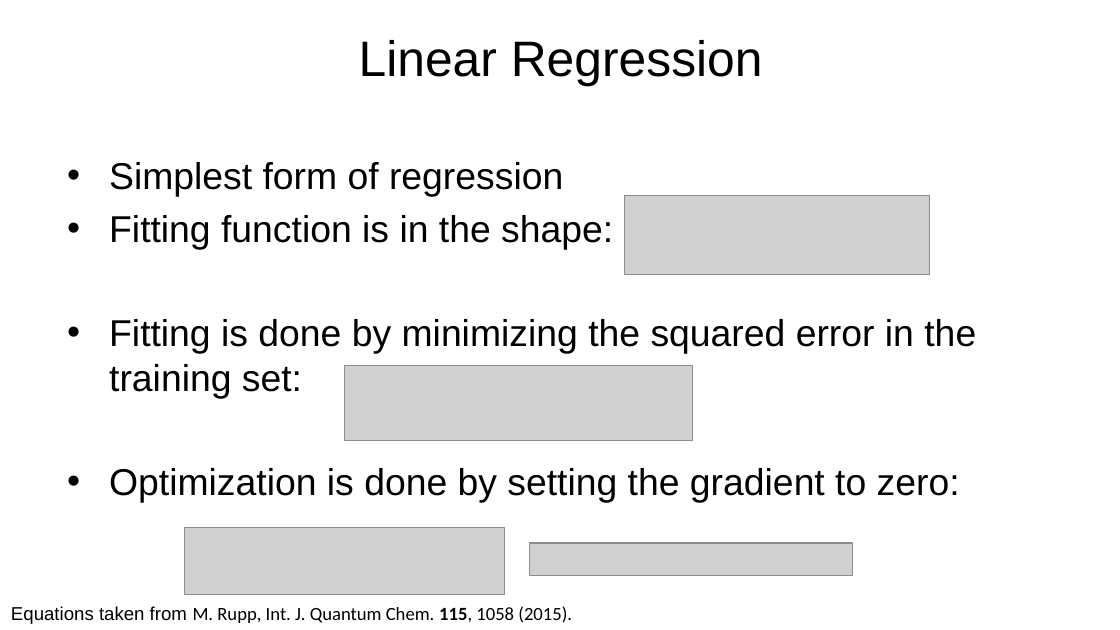
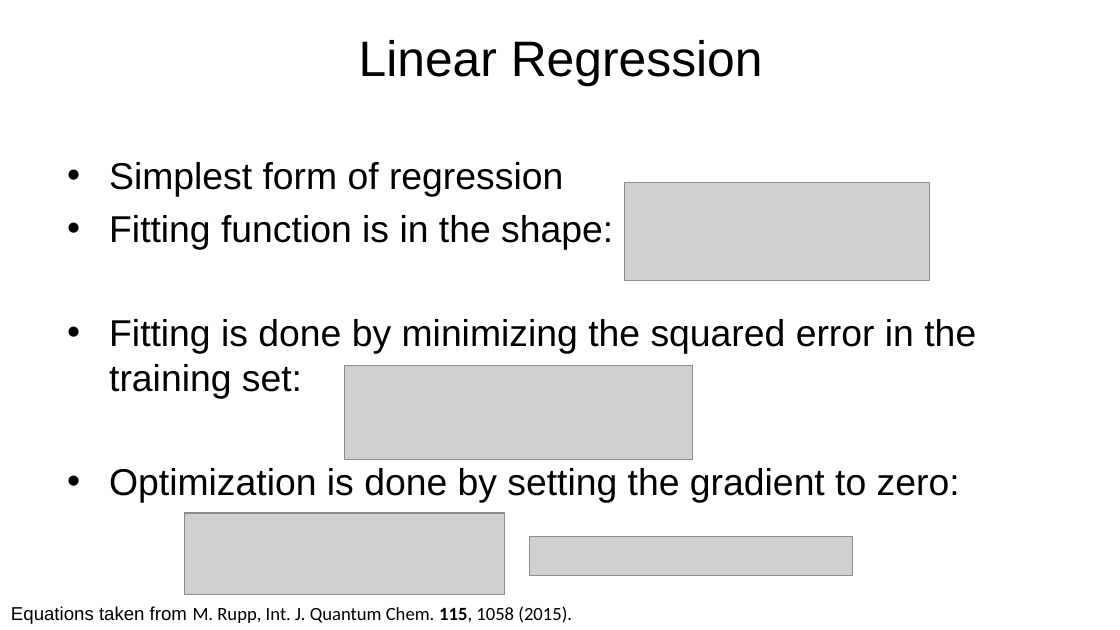
Before and after one commit to UM-SC2/HPC-DS-workshop-2018, a slide deck: slide 9 of session04/11_1_18_SC2_ML_with_SKlearn_workshop_slides.pptx. Drawn at 1120x630 pixels with LibreOffice and Linux fonts; fonts in the diff are those of the drawing; grey boxes stand for pictures. Boxes give left, top, right and bottom in pixels: in the first picture for what was removed or moved away, otherwise in the second. Text is boxed around its words. In the diff, an @@ line names an element or a change of style, - is before the commit and + after.

```diff
--- a/session04/11_1_18_SC2_ML_with_SKlearn_workshop_slides.pptx
+++ b/session04/11_1_18_SC2_ML_with_SKlearn_workshop_slides.pptx
@@ picture resized from (x1=625, y1=195, x2=931, y2=274) to (x1=625, y1=183, x2=931, y2=281) @@
@@ picture resized from (x1=345, y1=366, x2=693, y2=441) to (x1=345, y1=366, x2=693, y2=460) @@
@@ picture resized from (x1=184, y1=528, x2=504, y2=595) to (x1=184, y1=513, x2=504, y2=595) @@
@@ picture resized from (x1=530, y1=543, x2=853, y2=576) to (x1=530, y1=536, x2=853, y2=576) @@
```
Also in this commit, not shown: 5 other slides changed, 1 slide added.
